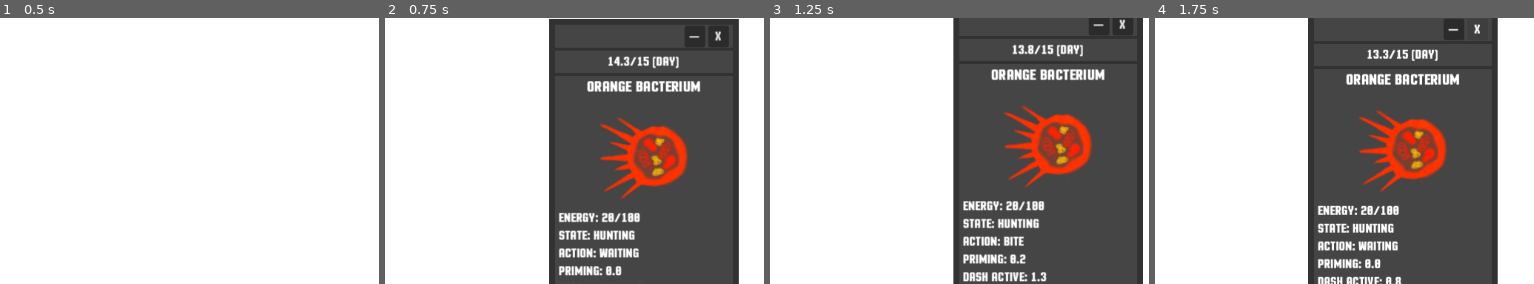
Above: before the commit, frames 1-4 (left to right).
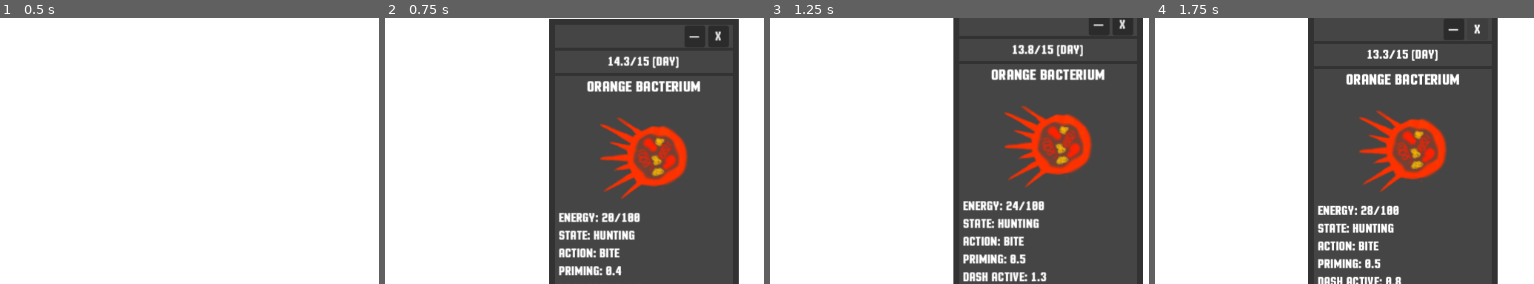
Above: after the commit, the same moments.

Repository: blekki/Bacteriostat
Game: Godot game, scene res://src/bacteriostat/bacteriostat.tscn
Same seed, same stepped clock (60 frames per second), same inputs: the game is played once before the commit and once after it.
Inputs (mouse positions are % of the whole screen's width and height, from its top left):
- Up to frame 1 (0.5 s): no input
- Up to frame 2 (0.75 s): tap Enter at 0.5 s; drag from (25, 54) to (44, 33) at 0.52 s
- Up to frame 3 (1.25 s): no input
- Up to frame 4 (1.75 s): click "—" at 1.25 s
The pictures show only the part of the screen within x 50-100%, y 20-70%; the shares and areas given below are measured in that part.

Frame 1 is identical in both runs. In frame 2, 0.3% of the frame differs, in the area x 56-68%, y 86-97%; in frame 3, less than 0.1%; in frame 4, 0.3%.

Commit message:
Debug update. Make simulation more inert.
- Add navigation target printing (as final position).
- Ray cast prints only up to hits the collision.
- Change a bit object props (acceleration, deceleration).

Diff:
--- a/src/bacterium/bacterium.gd
+++ b/src/bacterium/bacterium.gd
@@ -38,11 +38,13 @@
 	Debug.clean_layer(debug_layer)
 	behavior_state.do_task(self)
 
-	const STATE_UPDATE_INTERVAL = 2
+	const STATE_UPDATE_INTERVAL = 12
 	if _physics_frame >= STATE_UPDATE_INTERVAL:
 		behavior_state.try_update_behavior(self)
 		_physics_frame = 0
 	else: _physics_frame += 1
+
+	Debug.add_target(debug_layer, get_nav_target(), Enums.DEBUG_TARGET_COLOR)
 
 	_limit_speed()
 	super(delta)	# use also default physics parameters
@@ -105,7 +107,7 @@
 
 ## Rotate and get result [is_rotated_to].
 func try_rotate_to(target_pos: Vector2) -> bool:
-	const ROTATION_WEIGHT: float = 0.075
+	const ROTATION_WEIGHT: float = 0.04
 	var target_angle = (target_pos - position).angle()
 	rotation = lerp_angle(rotation, target_angle, ROTATION_WEIGHT)
 
@@ -163,6 +165,8 @@
 		query.collision_mask = 6 # 2 and 3
 		query.exclude = [get_rid()]
 
+		var debug_ray_target: Vector2 = target
+
 		var result = space_state.intersect_ray(query)
 		if result:
 			var collider = result.collider
@@ -170,11 +174,11 @@
 				if collider.can_be_identified():
 					objects_in_area.push_back(collider)
 
+					debug_ray_target = result.position
+
 		# save line parameters to debug printing
 		Debug.add_line(
-			debug_layer,
-			global_position,
-			target,
+			debug_layer, global_position, debug_ray_target,
 			Enums.DEBUG_RELATIONSHIP_COLORS[Enums.RelationshipTypes.NONE]
 		)
 
--- a/src/bacterium/green_bacterium.gd
+++ b/src/bacterium/green_bacterium.gd
@@ -31,7 +31,7 @@
 	acceleration = 0
 	dash_acceleration = 20
 
-	attack_radius = 45
+	attack_radius = 50
 	dash_attack_radius = 120
 	luring_radius = 140
 	view_distance = 160
@@ -75,7 +75,7 @@
 	# replace self closer to a prey
 	const LERP_WEIGHT: float = 0.5
 	var direction: Vector2 = prey.global_position - self.global_position
-	var lerp_to = global_position + direction - (direction.normalized() * 40)	# fix collision troubles
+	var lerp_to = global_position + direction - (direction.normalized() * 45)	# fix collision troubles
 	global_position = lerp(global_position, lerp_to, LERP_WEIGHT)
 	rotation = lerp_angle(rotation, direction.angle(), LERP_WEIGHT)
 
--- a/src/bacterium/orange_bacterium.gd
+++ b/src/bacterium/orange_bacterium.gd
@@ -30,14 +30,14 @@
 	acceleration = 3
 	dash_acceleration = 40
 
-	attack_radius  = 45
+	attack_radius  = 60
 	warning_radius = 0
 	luring_radius  = 0
 	view_distance  = 240
 
 func set_parameters_for_night():
-	acceleration = 3
-	dash_acceleration = 3
+	acceleration = 8
+	dash_acceleration = 8
 
 	attack_radius  = 0
 	warning_radius = 70
--- a/src/debug/debug.gd
+++ b/src/debug/debug.gd
@@ -59,6 +59,24 @@
 		Line.new(start, end, color)
 	)
 
+func add_target(layer_id: int, target_position: Vector2, color: Color):
+	const TARGET_SIZE: int = 12
+
+	var line1 = Line.new(
+		Vector2(target_position.x, target_position.y - TARGET_SIZE),
+		Vector2(target_position.x, target_position.y + TARGET_SIZE),
+		color
+	)
+
+	var line2 = Line.new(
+		Vector2(target_position.x - TARGET_SIZE, target_position.y),
+		Vector2(target_position.x + TARGET_SIZE, target_position.y),
+		color
+	)
+
+	_layers.get(layer_id).append(line1)
+	_layers.get(layer_id).append(line2)
+
 func get_new_layer() -> int:
 	_last_id += 1
 	var lines: Array[Line] = []
--- a/src/entity/entity.gd
+++ b/src/entity/entity.gd
@@ -3,7 +3,7 @@
 extends CharacterBody2D
 
 # > pixel/physic_frame
-const PASSIVE_DECELERATION: float = 1.0
+const PASSIVE_DECELERATION: float = 2.0
 
 @export var entity_name: String = "Raw Entity"
 @export var energy: int = 50	# equivalent to health
--- a/src/enums.gd
+++ b/src/enums.gd
@@ -19,3 +19,6 @@
 	RelationshipTypes.PREY: Color(0.0, 1.0, 0.408, 1.0),
 	RelationshipTypes.PREDATOR: Color(1.0, 0.0, 0.085, 1.0),
 }
+
+const DEBUG_COLLISION_COLOR =Color(0.22, 0.22, 0.22, 0.702)
+const DEBUG_TARGET_COLOR = Color(1.0, 0.27, 0.611, 1.0)
